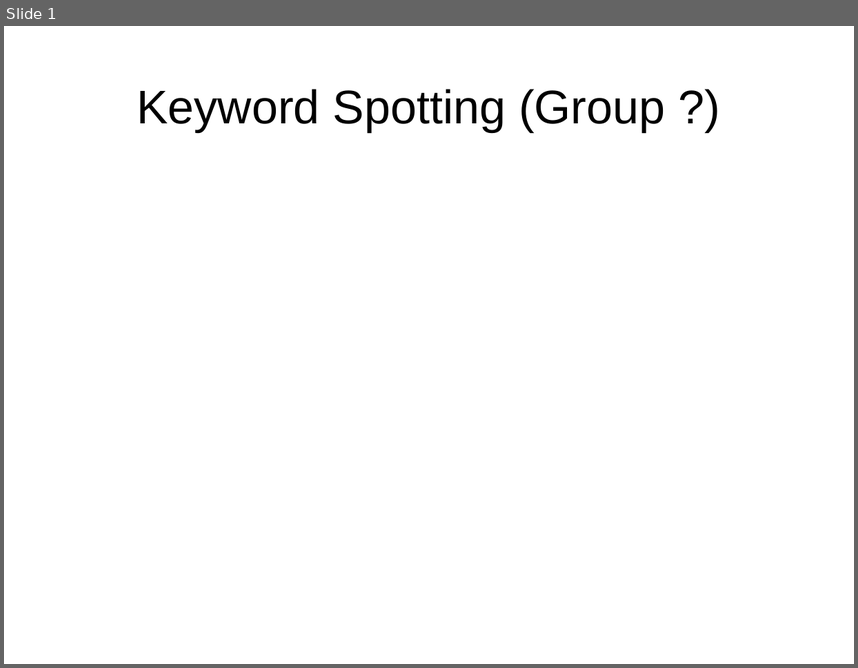
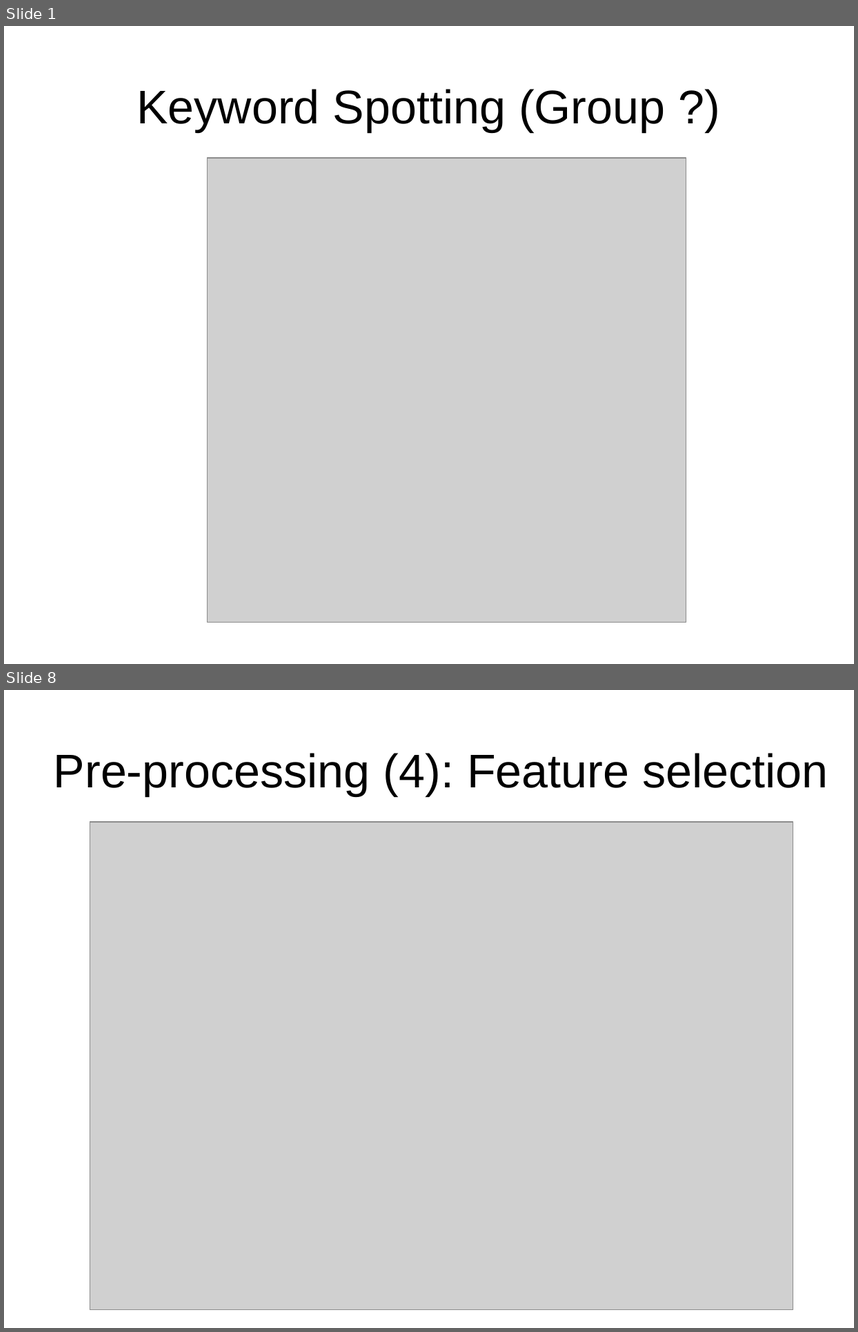
Before and after one commit to lukaszbinden/jmcs-pattern-recognition, a slide deck: Exercice_3/presentation.pptx. Shown one above the other, each under a label of ours: slide 1 before the commit, slides 1 and 8 after it; the slides between them are not shown. The pictures are 858x668 and 858x1332 pixels, drawn with LibreOffice and Linux fonts; fonts in the diff are those of the drawing; grey boxes stand for pictures. Boxes give left, top, right and bottom in pixels: in the first picture for what was removed or moved away, otherwise in the second. Text is boxed around its words. In the diff, an @@ line names an element or a change of style, - is before the commit and + after.

```diff
--- a/Exercice_3/presentation.pptx
+++ b/Exercice_3/presentation.pptx
@@ slide 8 added at bbox=[4, 690, 854, 1328], background #FFFFFF @@
@@ title added at bbox=[54, 753, 828, 796], 44 pt, text #000000 @@
+Pre-processing (4): Feature selection
@@ picture added at bbox=[90, 822, 793, 1310] @@
@@ slide 1 changed as well @@
@@ picture added at bbox=[208, 158, 686, 622] @@
```
Also in this commit, not shown: 1 other slide changed, 10 other slides added, 5 slides removed.
